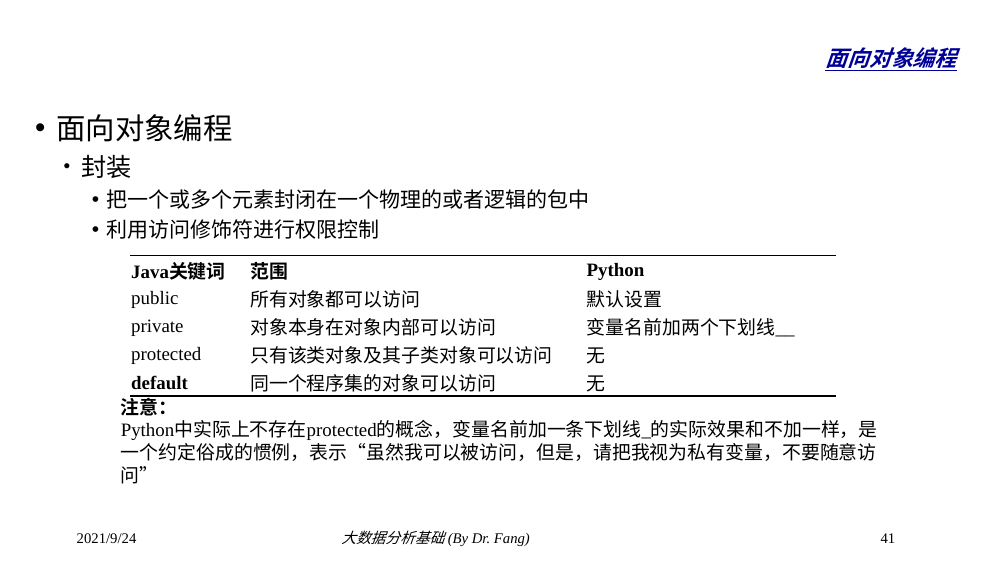
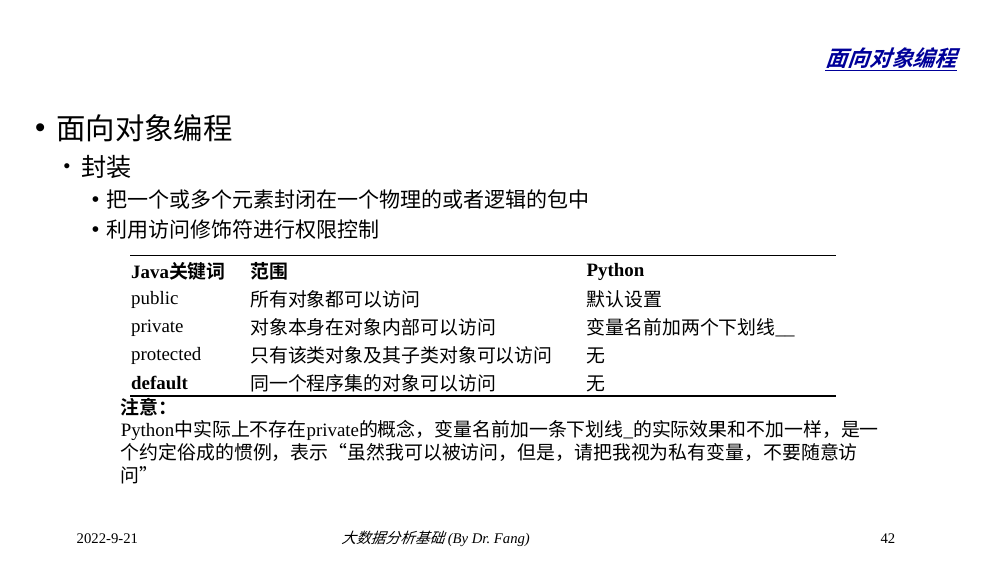
Before and after one commit to dr-fang/BDA, a slide deck: slide 42 of slides/2_PythonBasic.pptx (slide 41 before the commit). Drawn at 1008x567 pixels with LibreOffice and Linux fonts; fonts in the diff are those of the drawing; background and template pictures are left out. Boxes give left, top, right and bottom in pixels: in the first picture for what was removed or moved away, otherwise in the second. Text is boxed around its words. In the diff, an @@ line names an element or a change of style, - is before the commit and + after.

```diff
--- a/slides/2_PythonBasic.pptx
+++ b/slides/2_PythonBasic.pptx
@@ text at (121, 422, 879, 461): text changed @@
-Python中实际上不存在protected的概念，变量名前加一条下划线_的实际效果和不加一样，是一个约定俗成的惯例，表示“虽然我可以被访问，但是，请把我视为私有变量，不要随意访问”
+Python中实际上不存在private的概念，变量名前加一条下划线_的实际效果和不加一样，是一个约定俗成的惯例，表示“虽然我可以被访问，但是，请把我视为私有变量，不要随意访问”
@@ text at (77, 533, 138, 543): text changed @@
-2021/9/24
+2022-9-21
@@ page number at (881, 533, 896, 543): text changed @@
-41
+42
```
Also in this commit, not shown: 42 other slides changed, 1 slide added.
